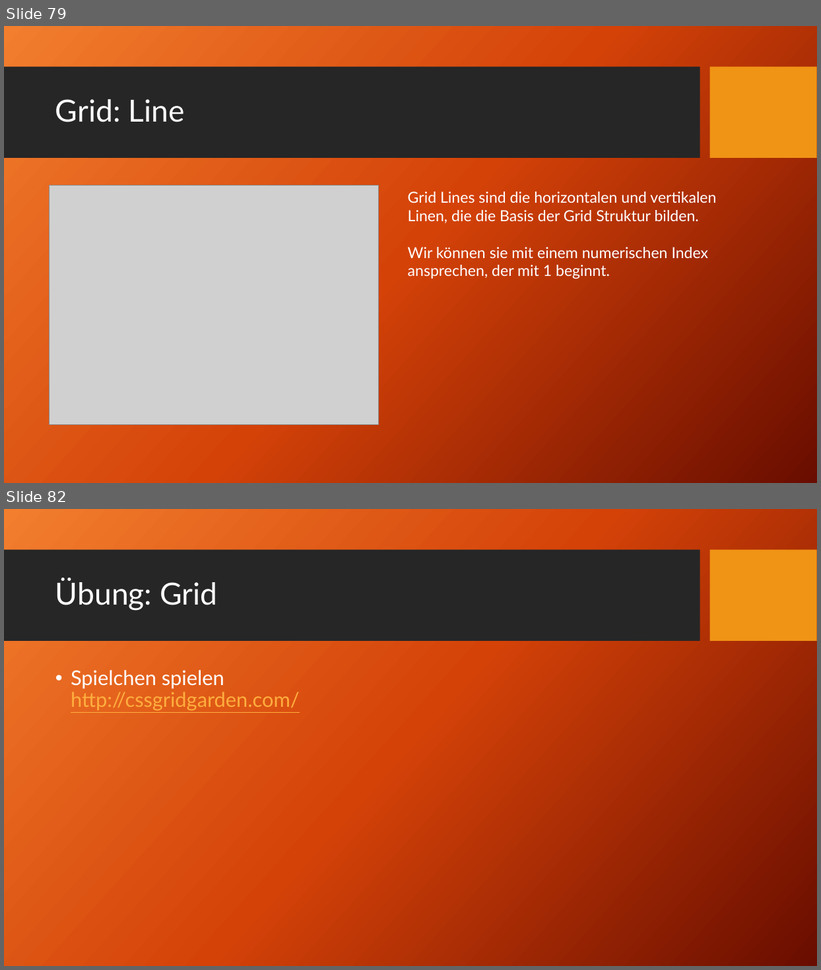
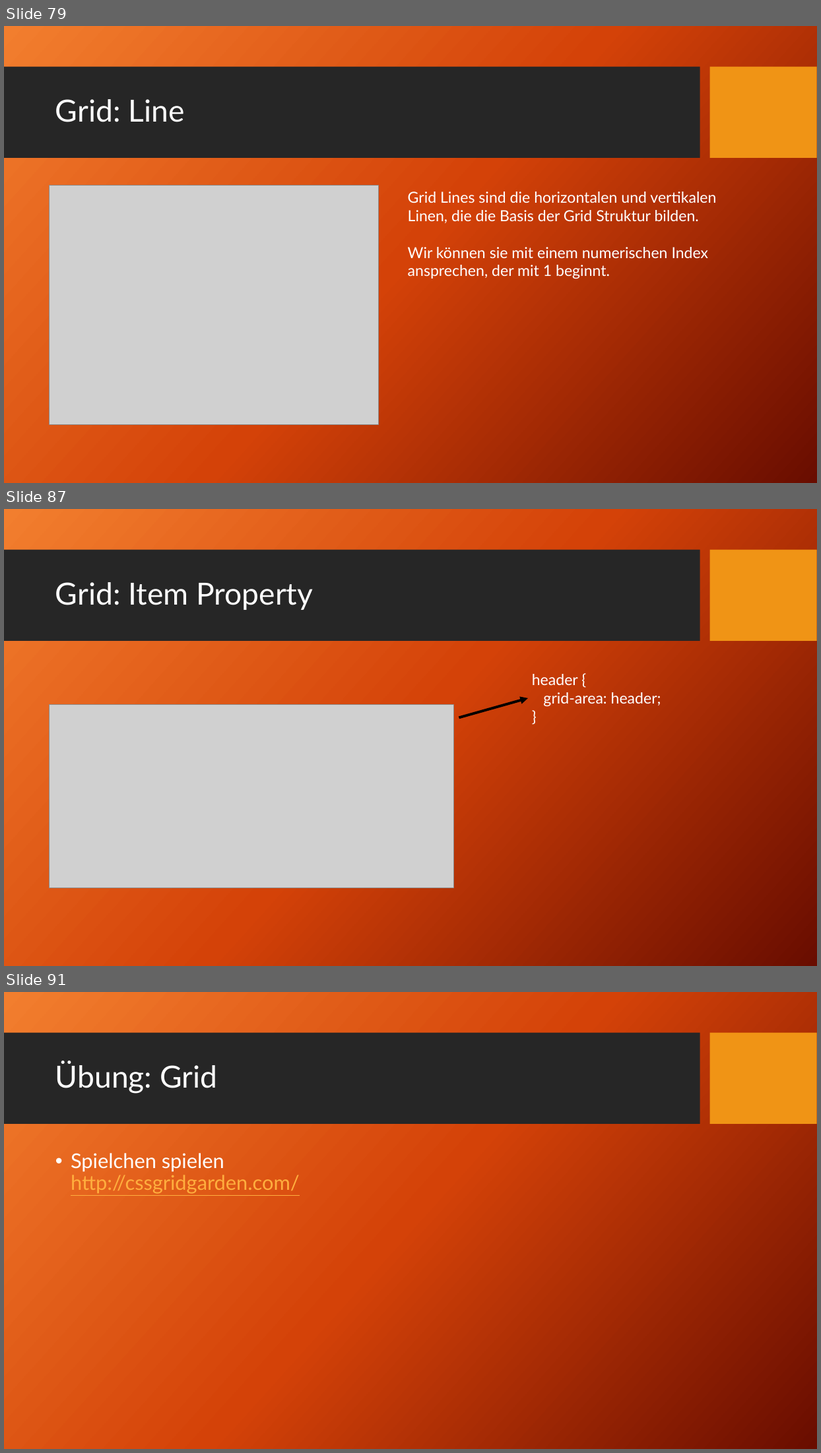
Before and after one commit to TomFrey/htmlCssBasicUebungen, a slide deck: html Schulung.pptx. Shown one above the other, each under a label of ours: slides 79 and 82 before the commit, slides 79, 87 and 91 after it; the slides between them are not shown. The pictures are 821x970 and 821x1453 pixels, drawn with LibreOffice and Linux fonts; fonts in the diff are those of the drawing; grey boxes stand for pictures; background and template pictures are left out. Boxes give left, top, right and bottom in pixels: in the first picture for what was removed or moved away, otherwise in the second. Text is boxed around its words. In the diff, an @@ line names an element or a change of style, - is before the commit and + after.

Commit message:
CSS Grid zur PP Präsentation hinzugefügt.

```diff
--- a/html Schulung.pptx
+++ b/html Schulung.pptx
@@ slide 87 added at <box>4,509,817,966</box>, background picture (left out); not listed: 2 template elements that a slide beside it also shows @@
@@ title added at <box>55,582,313,610</box>, 36 pt, text #FFFFFF @@
+Grid: Item Property
@@ text added at <box>532,674,661,707</box>, 18 pt, text #FFFFFF @@
+header {
+grid-area: header;
+}
@@ picture added at <box>49,705,453,888</box> @@
@@ arrow added from (459, 718) to (528, 698), #000000 3 pt @@
@@ what was slide 82 is now slide 91 @@
```
Also in this commit, not shown: 1 slide changed, 9 other slides added, 1 slide removed.
